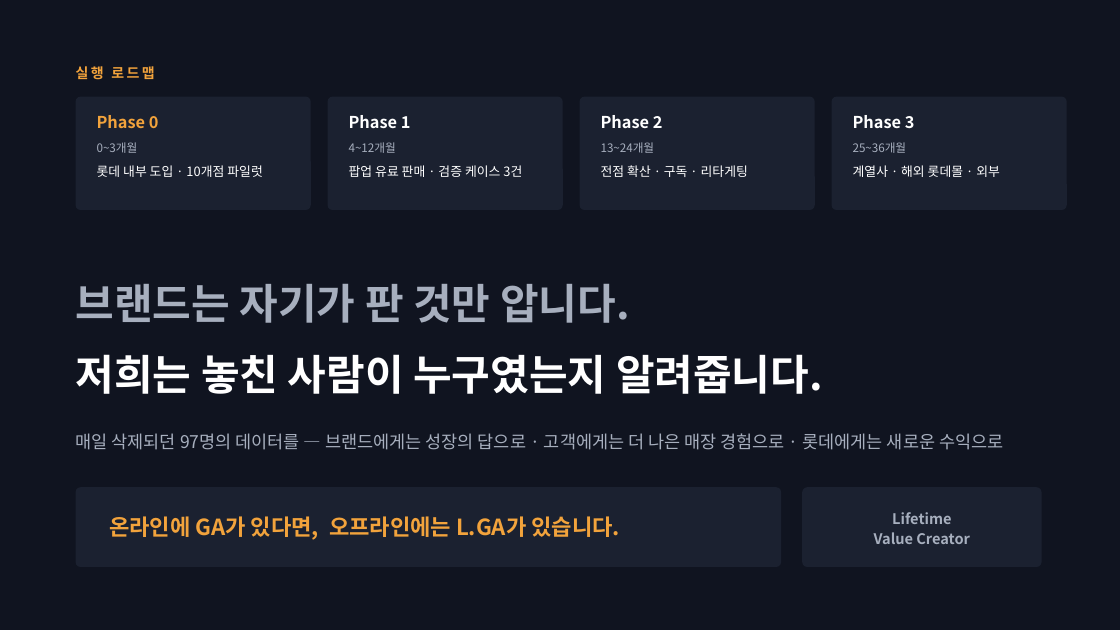
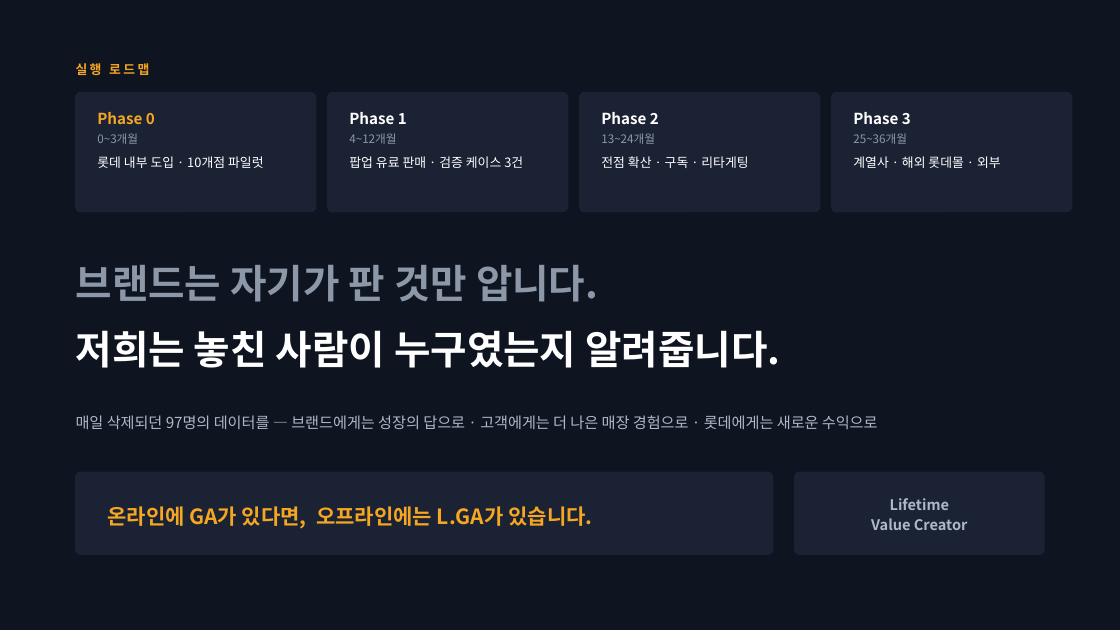
Before and after one commit to neti84-design/LMBA, a slide deck: slide 15 of LGA_롯데신사업_발표.pptx. Drawn at 1120x630 pixels with LibreOffice and Linux fonts; fonts in the diff are those of the drawing. Boxes give left, top, right and bottom in pixels: in the first picture for what was removed or moved away, otherwise in the second. Text is boxed around its words. In the diff, an @@ line names an element or a change of style, - is before the commit and + after.

```diff
--- a/LGA_롯데신사업_발표.pptx
+++ b/LGA_롯데신사업_발표.pptx
@@ background #101420 to #0E1420 @@
@@ text "실행 로드맵" at [76,63,149,75]: size 12 to 11 pt, text colour #F2A33C to #F5A623; line spacing 1 to 17pt; vertical alignment middle to top @@
@@ rounded rectangle: place and size @@
-rounded rectangle at [76,97,311,210]
+rounded rectangle at [76,92,316,212]
@@ text "Phase 0" at [97,112,155,124]: size 14 to 13 pt, text colour #F2A33C to #F5A623; line spacing 1 to 20pt; vertical alignment middle to top @@
@@ rounded rectangle: place and size @@
-rounded rectangle at [328,97,563,210]
+rounded rectangle at [328,92,568,212]
@@ rounded rectangle: place and size @@
-rounded rectangle at [580,97,815,210]
+rounded rectangle at [580,92,820,212]
@@ rounded rectangle: place and size @@
-rounded rectangle at [832,97,1067,210]
+rounded rectangle at [832,92,1072,212]
@@ size 14 to 13 pt; line spacing 1 to 20pt; vertical alignment middle to top in 3 elements at [349,112,407,124], [601,112,659,124], [853,112,911,124] @@
@@ text "0~3개월": place and size @@
-text "0~3개월" at [97,142,138,153]
+text "0~3개월" at [97,133,138,144]
@@ text "4~12개월": place and size @@
-text "4~12개월" at [349,142,396,153]
+text "4~12개월" at [349,133,396,144]
@@ text "13~24개월": place and size @@
-text "13~24개월" at [601,142,655,153]
+text "13~24개월" at [601,133,655,144]
@@ text colour #A7AFBE to #8C97A8; line spacing 1 to 15pt; vertical alignment middle to top in 4 elements at [349,133,396,144], [97,133,138,144], [601,133,655,144], [853,133,907,144] @@
@@ text "25~36개월": place and size @@
-text "25~36개월" at [853,142,907,153]
+text "25~36개월" at [853,133,907,144]
@@ text "롯데 내부 도입 · 10개점 ...": place and size @@
-text "롯데 내부 도입 · 10개점 ..." at [97,165,263,177]
+text "롯데 내부 도입 · 10개점 ..." at [97,156,264,168]
@@ text "팝업 유료 판매 · 검증 ...": place and size @@
-text "팝업 유료 판매 · 검증 ..." at [349,165,522,177]
+text "팝업 유료 판매 · 검증 ..." at [349,156,523,168]
@@ text "전점 확산 · 구독 · ...": place and size @@
-text "전점 확산 · 구독 · ..." at [601,165,748,177]
+text "전점 확산 · 구독 · ..." at [601,156,748,168]
@@ line spacing 1 to 15pt in 4 elements at [97,156,264,168], [349,156,523,168], [601,156,748,168], [853,156,1001,168] @@
@@ text "계열사 · 해외 롯데몰 · ...": place and size @@
-text "계열사 · 해외 롯데몰 · ..." at [853,165,1000,177]
+text "계열사 · 해외 롯데몰 · ..." at [853,156,1001,168]
@@ text "브랜드는 자기가 판 것만 압니다.": place and size @@
-text "브랜드는 자기가 판 것만 압니다." at [76,284,630,323]
+text "브랜드는 자기가 판 것만 압니다." at [76,265,598,302]
@@ text "브랜드는 자기가 판 것만 압니다." at [76,265,598,302]: size 36 to 34 pt, text colour #A7AFBE to #8C97A8; line spacing 1 to 41pt; vertical alignment middle to top @@
@@ text "저희는 놓친 사람이 누구였는지 알려줍니다.": place and size @@
-text "저희는 놓친 사람이 누구였는지 알려줍니다." at [76,354,823,394]
+text "저희는 놓친 사람이 누구였는지 알려줍니다." at [76,330,780,368]
@@ text "저희는 놓친 사람이 누구였는지 알려줍니다." at [76,330,780,368]: size 36 to 34 pt; line spacing 1 to 41pt; vertical alignment middle to top @@
@@ text "매일 삭제되던 97명의 데이터를 — ...": place and size @@
-text "매일 삭제되던 97명의 데이터를 — ..." at [76,433,1003,450]
+text "매일 삭제되던 97명의 데이터를 — ..." at [76,415,878,429]
@@ text "매일 삭제되던 97명의 데이터를 — ..." at [76,415,878,429]: size 15 to 13 pt, text colour #A7AFBE to #AEB8C7; line spacing 1 to 20pt; vertical alignment middle to top @@
@@ rounded rectangle: place and size @@
-rounded rectangle at [76,487,781,567]
+rounded rectangle at [76,472,773,555]
@@ text "온라인에 GA가 있다면, 오프라인에는 L.GA가 ...": place and size @@
-text "온라인에 GA가 있다면, 오프라인에는 L.GA가 ..." at [109,516,620,540]
+text "온라인에 GA가 있다면, 오프라인에는 L.GA가 ..." at [107,506,592,528]
@@ text "온라인에 GA가 있다면, 오프라인에는 L.GA가 ..." at [107,506,592,528]: size 19 to 18 pt, text colour #F2A33C to #F5A623; line spacing 1 to 27pt @@
@@ text "Lifetime": place and size @@
-text "Lifetime" at [874,512,970,544]
+text "Lifetime" at [871,498,968,530]
@@ text "Lifetime" at [871,498,968,530]: text colour #A7AFBE to #AEB8C7 @@
@@ fill #1B2130 to #1A2233; outline none to #1A2233 1 pt; proportions changed in 6 elements at [76,92,316,212], [328,92,568,212], [580,92,820,212], [832,92,1072,212], [76,472,773,555], [795,472,1044,555] @@
@@ rounded rectangle: place and size @@
-rounded rectangle at [802,487,1042,567]
+rounded rectangle at [795,472,1044,555]
```
Also in this commit, not shown: 15 other slides changed, 6 other files.
